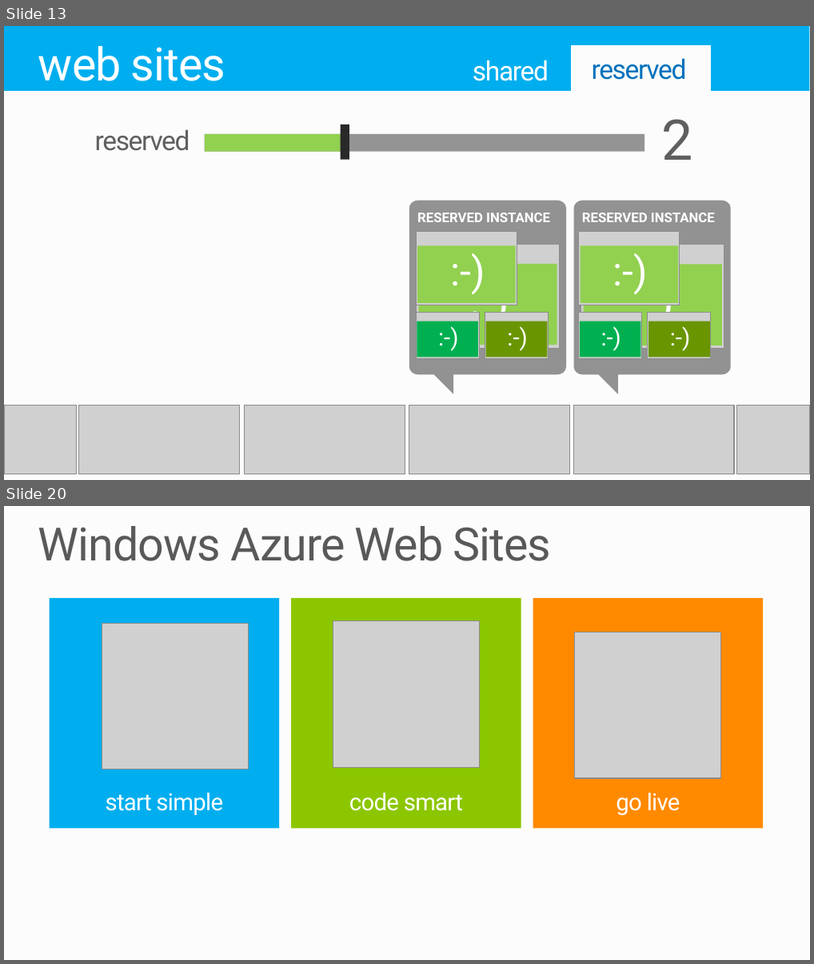
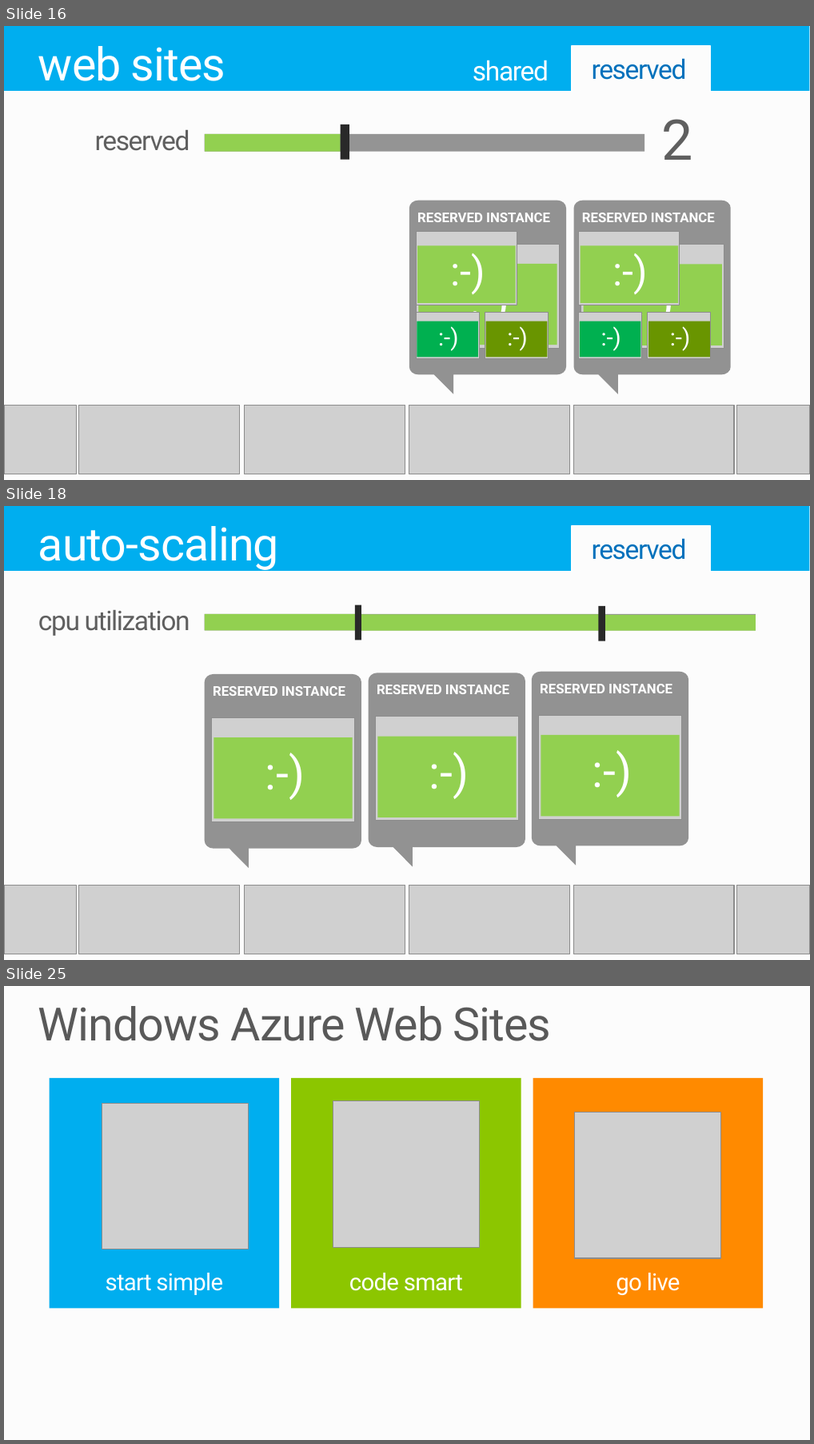
Before and after one commit to raz2/PRESENTATION-WindowsAzureWebSites, a slide deck: WindowsAzureWebSites.pptx. Shown one above the other, each under a label of ours: slides 13 and 20 before the commit, slides 16, 18 and 25 after it; the slides between them are not shown. The pictures are 814x964 and 814x1444 pixels, drawn with LibreOffice and Linux fonts; fonts in the diff are those of the drawing; grey boxes stand for pictures; background and template pictures are left out. Boxes give left, top, right and bottom in pixels: in the first picture for what was removed or moved away, otherwise in the second. Text is boxed around its words. In the diff, an @@ line names an element or a change of style, - is before the commit and + after.

```diff
--- a/WindowsAzureWebSites.pptx
+++ b/WindowsAzureWebSites.pptx
@@ slide 18 added at [4,506,810,960], background #FCFCFC @@
@@ rectangle added at [4,506,573,572], fill #00AEEF @@
@@ title added at [38,526,279,572], 41 pt, text #FFFFFF @@
+auto-scaling
@@ rectangle added at [570,506,714,526], fill #00AEEF @@
@@ line added from (573, 572) to (573, 526), #FFFFFF 1 pt @@
@@ line added from (573, 526) to (710, 526), #FFFFFF 1 pt @@
@@ rectangle added at [710,506,810,572], fill #00AEEF @@
@@ line added from (710, 526) to (710, 572), #FFFFFF 1 pt @@
@@ text added at [592,538,687,560], 24 pt, text #0071BC @@
+reserved
@@ line added from (4, 572) to (573, 572), #FFFFFF 1 pt @@
@@ line added from (710, 572) to (810, 572), #FFFFFF 1 pt @@
@@ text added at [38,610,190,636], 24 pt, text #5F5F5F @@
+cpu utilization
@@ rectangle added at [205,614,756,630], fill #949494 @@
@@ rectangle added at [205,614,362,630], fill #92D050 @@
@@ rectangle added at [354,605,362,640], fill #292929 @@
@@ rectangle added at [362,614,599,630], fill #92D050 @@
@@ rectangle added at [598,606,605,640], fill #292929 @@
@@ rectangle added at [599,615,755,631], fill #92D050 @@
@@ group added at [204,674,362,868]: 2 texts, 1 freeform shape, 1 picture, 1 rectangle @@
+RESERVED INSTANCE
+:-)
@@ group added at [368,672,526,866]: 2 texts, 1 freeform shape, 1 picture, 1 rectangle @@
+RESERVED INSTANCE
+:-)
@@ group added at [532,672,689,865]: 2 texts, 1 freeform shape, 1 picture, 1 rectangle @@
+RESERVED INSTANCE
+:-)
@@ group added at [4,885,810,954]: 6 pictures @@
@@ what was slide 13 is now slide 16 @@
@@ what was slide 20 is now slide 25 @@
```
Also in this commit, not shown: 4 slides changed, 4 other slides added.
